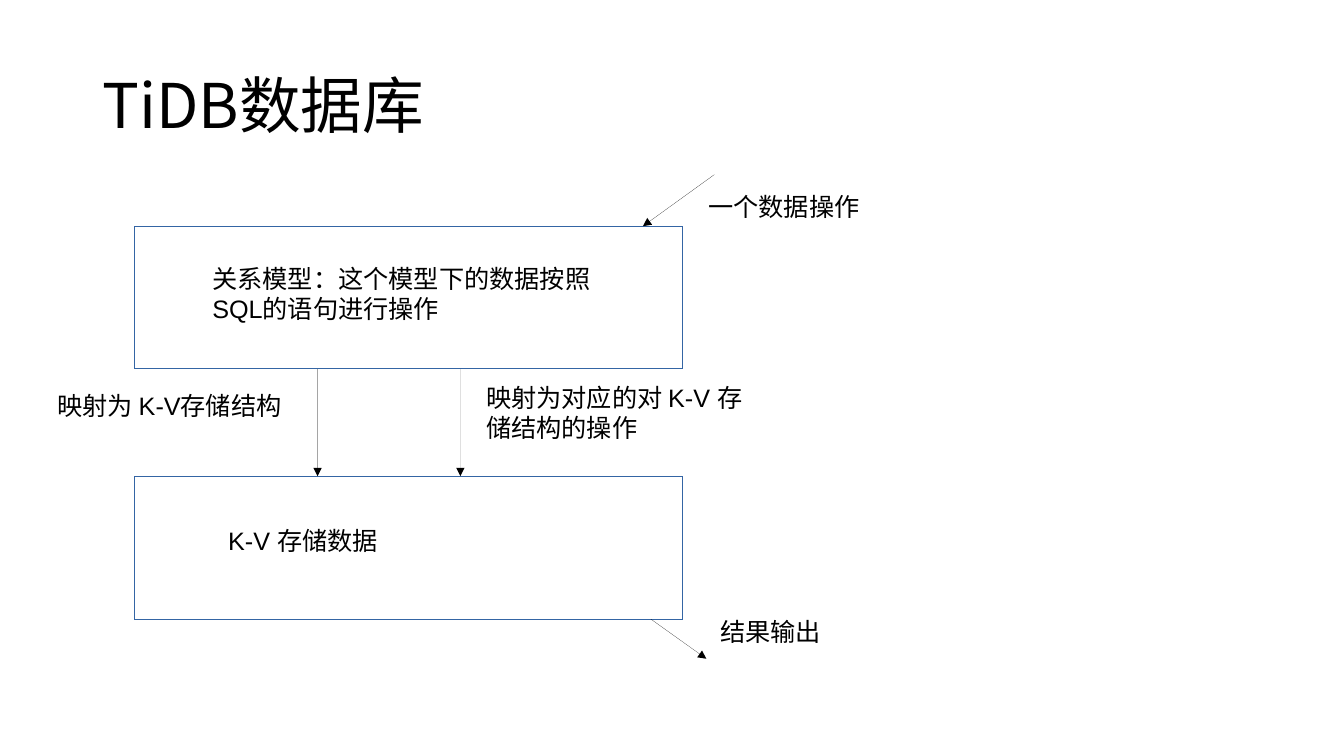
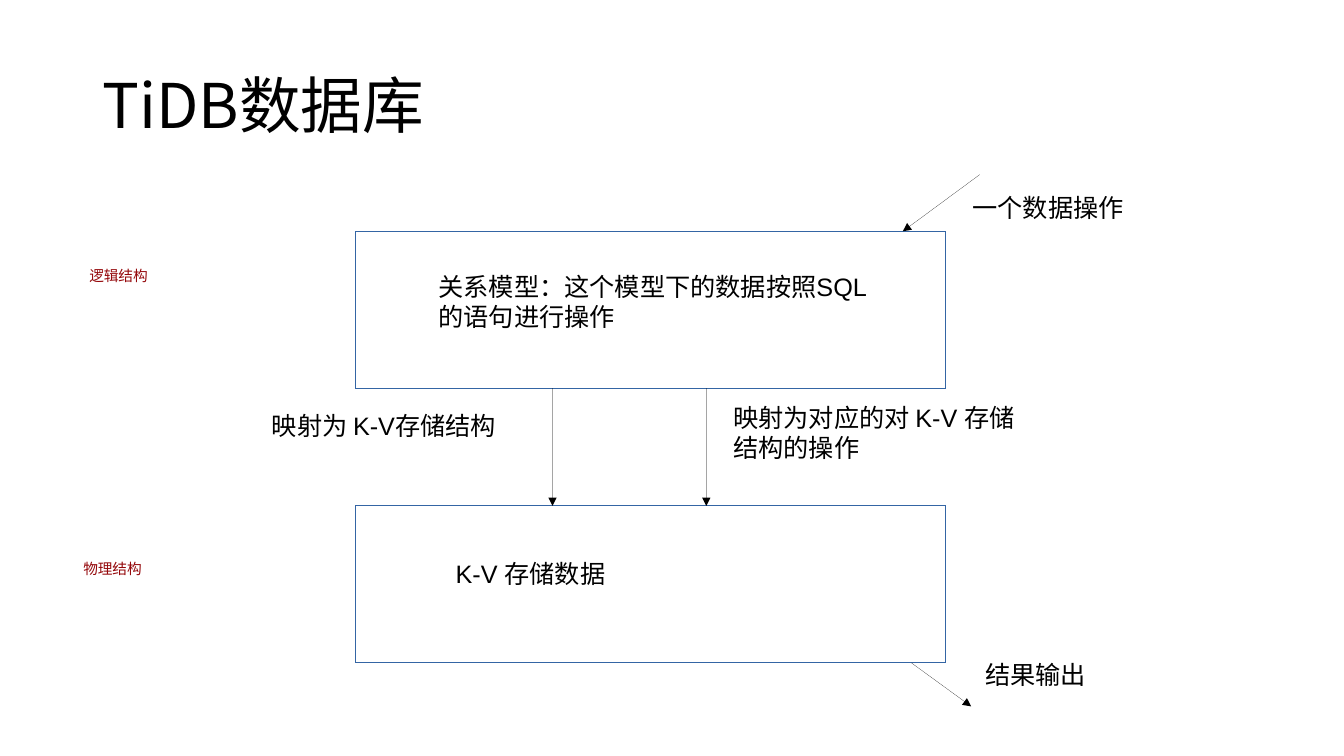
Before and after one commit to Doris404/Study-paper-channel, a slide deck: slide 4 of Chai' project/study material/notes/TiDB项目.pptx. Drawn at 1344x756 pixels with LibreOffice and Linux fonts; fonts in the diff are those of the drawing. Boxes give left, top, right and bottom in pixels: in the first picture for what was removed or moved away, otherwise in the second. Text is boxed around its words. In the diff, an @@ line names an element or a change of style, - is before the commit and + after.

```diff
--- a/Chai' project/study material/notes/TiDB项目.pptx
+++ b/Chai' project/study material/notes/TiDB项目.pptx
@@ arrow moved from (715, 174) - (643, 226) to (980, 174) - (903, 231) @@
@@ text "一个数据操作": place and size @@
-text "一个数据操作" at <box>708,194,859,218</box>
+text "一个数据操作" at <box>973,195,1124,219</box>
@@ rectangle: place and size @@
-rectangle at <box>135,226,683,369</box>
+rectangle at <box>356,231,946,388</box>
@@ text added at <box>89,268,147,282</box>, 10.5 pt, text #94070A @@
+逻辑结构
@@ text "关系模型：这个模型下的数据按照SQL的语句进行操作" rewrapped from <box>212,266,590,323</box> to <box>438,274,866,301</box> @@
@@ arrow moved from (318, 369) - (318, 476) to (553, 388) - (553, 506) @@
@@ arrow moved from (461, 369) - (461, 476) to (707, 388) - (707, 506) @@
@@ text "映射为 K-V存储结构": place and size @@
-text "映射为 K-V存储结构" at <box>58,394,282,417</box>
+text "映射为 K-V存储结构" at <box>272,414,496,437</box>
@@ text "映射为对应的对 K-V 存储结构的操作" rewrapped from <box>486,385,742,439</box> to <box>733,405,1014,459</box> @@
@@ rectangle: place and size @@
-rectangle at <box>135,476,683,619</box>
+rectangle at <box>356,506,946,663</box>
@@ text added at <box>83,561,141,575</box>, 10.5 pt, text #94070A @@
+物理结构
@@ text "K-V 存储数据": place and size @@
-text "K-V 存储数据" at <box>228,528,378,552</box>
+text "K-V 存储数据" at <box>456,561,606,585</box>
@@ text "结果输出": place and size @@
-text "结果输出" at <box>720,619,821,643</box>
+text "结果输出" at <box>985,662,1086,686</box>
@@ arrow moved from (651, 619) - (707, 659) to (911, 663) - (972, 707) @@
```
Also in this commit, not shown: 5 other slides changed, 11 slides added, 2 slides removed, 1 other file.
